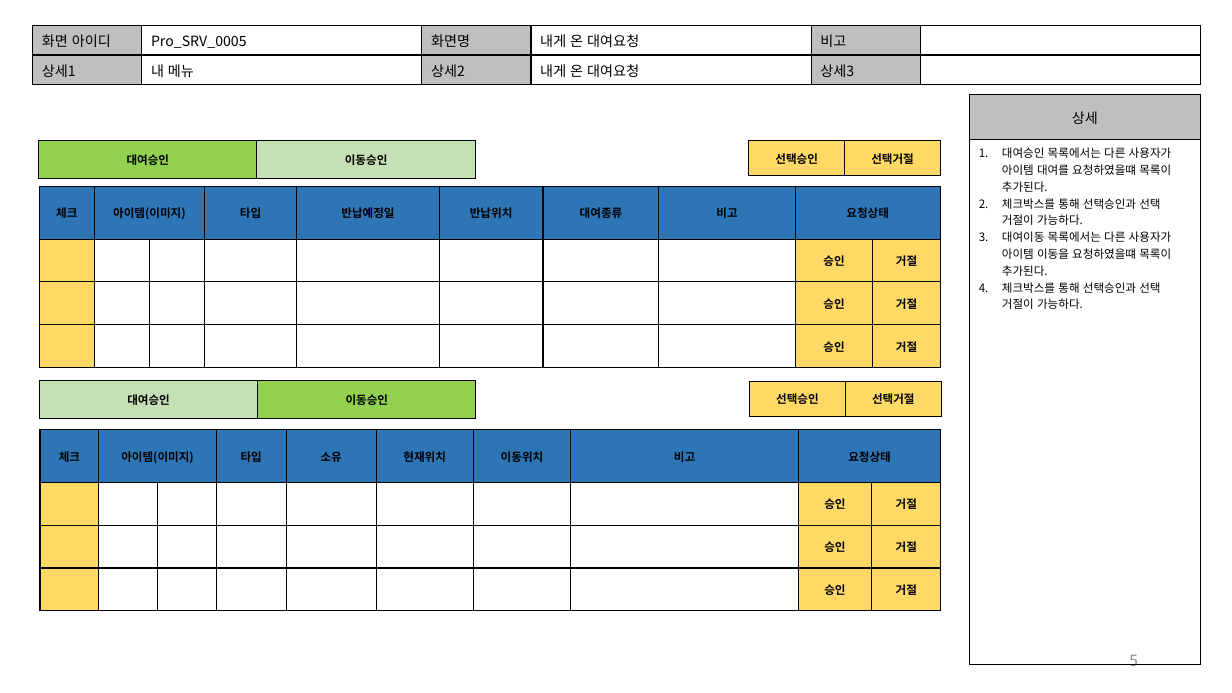
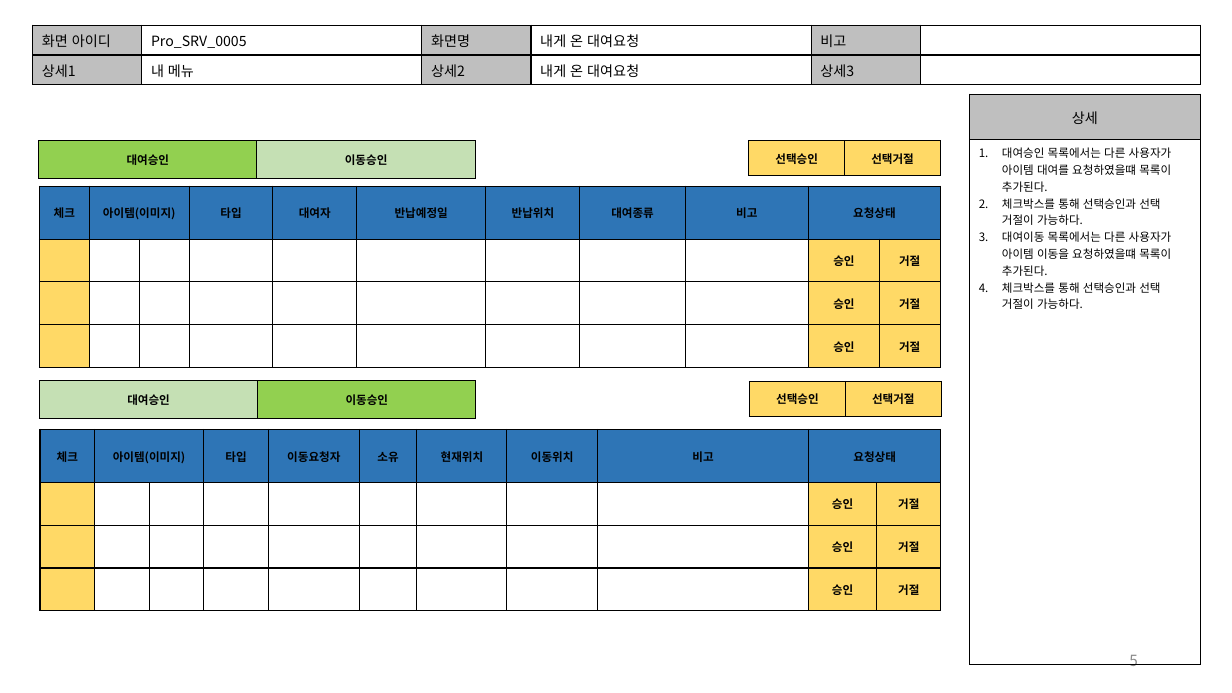
Before and after one commit to dongkeon-oh/toybox, a slide deck: slide 5 of toybox/src/main/resources/doc/04. UI 설계서 v1.0.pptx. Drawn at 1232x693 pixels with LibreOffice and Linux fonts; fonts in the diff are those of the drawing. Boxes give left, top, right and bottom in pixels: in the first picture for what was removed or moved away, otherwise in the second. Text is boxed around its words. In the diff, an @@ line names an element or a change of style, - is before the commit and + after.

```diff
--- a/toybox/src/main/resources/doc/04. UI 설계서 v1.0.pptx
+++ b/toybox/src/main/resources/doc/04. UI 설계서 v1.0.pptx
@@ table at box(40, 186, 942, 409) @@
+column 5: 대여자 |  |  | 
@@ table at box(40, 430, 941, 599) @@
+column 5: 이동요청자 |  |  | 
```
Also in this commit, not shown: 2 other slides changed, 19 other files.
